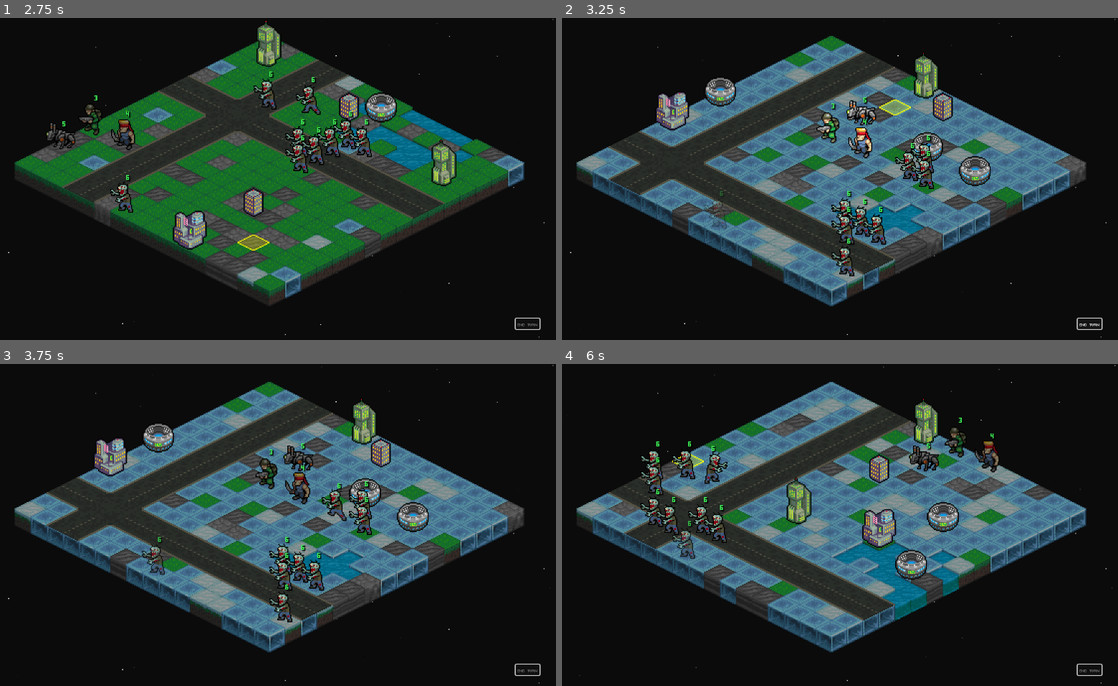
Above: before the commit, frames 1-4 (two rows, left to right).
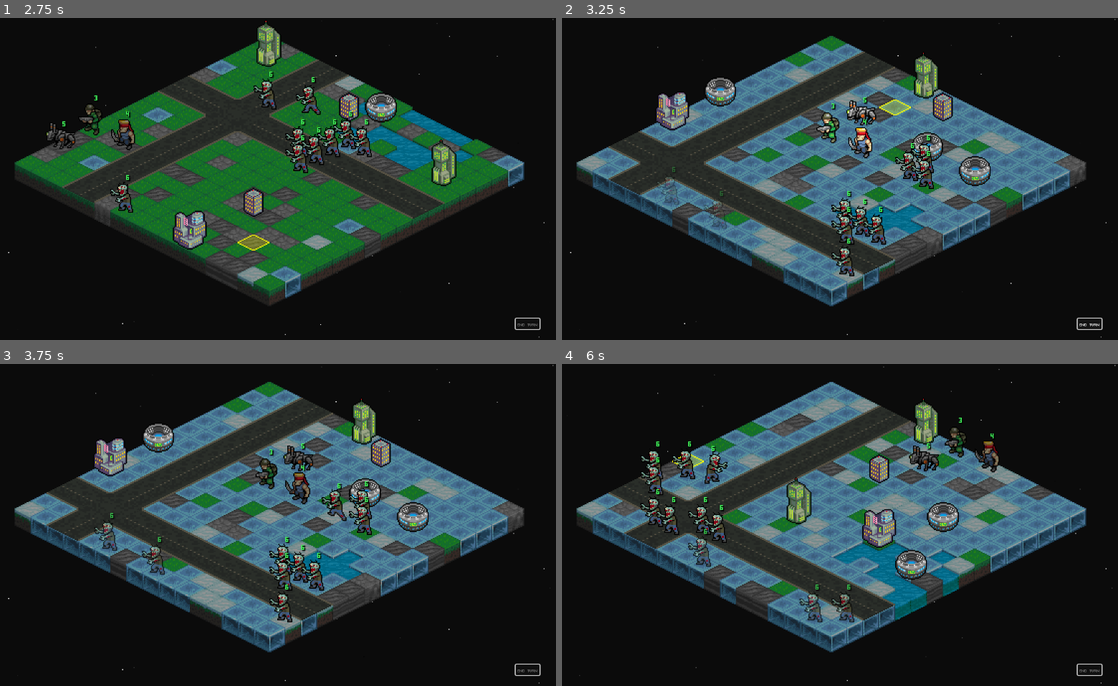
Above: after the commit, the same moments.

Repository: Tekknobot/MEKIII
Game: Godot game, scene res://scenes/Game.tscn
The game is run twice, just before and just after one commit, with the same random seed, the same clock (stepped at 60 frames per second) and the same inputs.
Inputs (mouse positions are in pixels of both pictures, inside the frame that each line leads up to):
- Up to frame 1 (2.75 s): click "End Turn" at 0.5 s; tap Enter at 1.25 s; move the mouse to (394, 162) at 1.27 s; tap R at 1.35 s; click (394, 162) at 1.42 s; tap Space (ui_select) at 1.52 s; drag from (155, 195) to (239, 243) at 2.02 s
- Up to frame 2 (3.25 s): move the mouse to (890, 108) at 2.77 s; tap R at 2.85 s; click (890, 108) at 2.92 s
- Up to frame 3 (3.75 s): click "End Turn" at 3.5 s
- Up to frame 4 (6 s): drag from (801, 589) to (662, 476) at 4.27 s; move the mouse to (1001, 573) at 5.02 s; tap R at 5.1 s; click (1001, 573) at 5.17 s; tap Space (ui_select) at 5.27 s; drag from (662, 476) to (745, 444) at 5.77 s

Frame 1 is identical in both runs. In frame 2, 0.1% of the frame differs, in the area x 17-22%, y 46-58%; in frame 3, 0.2%; in frame 4, 0.8%, in the area x 19-53%, y 48-81%.

Commit message:
Increment endless spawn zombie count.

Diff:
--- a/scripts/map_controller.gd
+++ b/scripts/map_controller.gd
@@ -1145,7 +1145,7 @@
 
 			t.global_position = terrain.to_global(terrain.map_to_local(c))
 			t.z_as_relative = false
-			t.z_index = 1 + (c.x + c.y)
+			t.z_index = 0 + (c.x + c.y)
 
 func _draw_attack_range(u: Unit) -> void:
 	if attack_tile_scene == null:
--- a/scripts/turnmanager.gd
+++ b/scripts/turnmanager.gd
@@ -29,6 +29,7 @@
 var _moved: Dictionary = {}   # Unit -> bool
 var _attacked: Dictionary = {}# Unit -> bool
 
+var enemy_spawn_count := 1   # how many edge zombies to spawn per round
 
 func _ready() -> void:
 	if end_turn_button:
@@ -92,9 +93,13 @@
 	if M != null:
 		M.tick_overwatch_turn()
 
-	# ✅ Endless survival spawn
+	# ✅ Endless survival spawn — now scalable
 	if M != null and M.has_method("spawn_edge_road_zombie"):
-		M.spawn_edge_road_zombie()
+		for i in enemy_spawn_count:
+			M.spawn_edge_road_zombie()
+
+	# ✅ Increase spawn count for next round
+	enemy_spawn_count += 1
 
 	start_player_phase()
 
